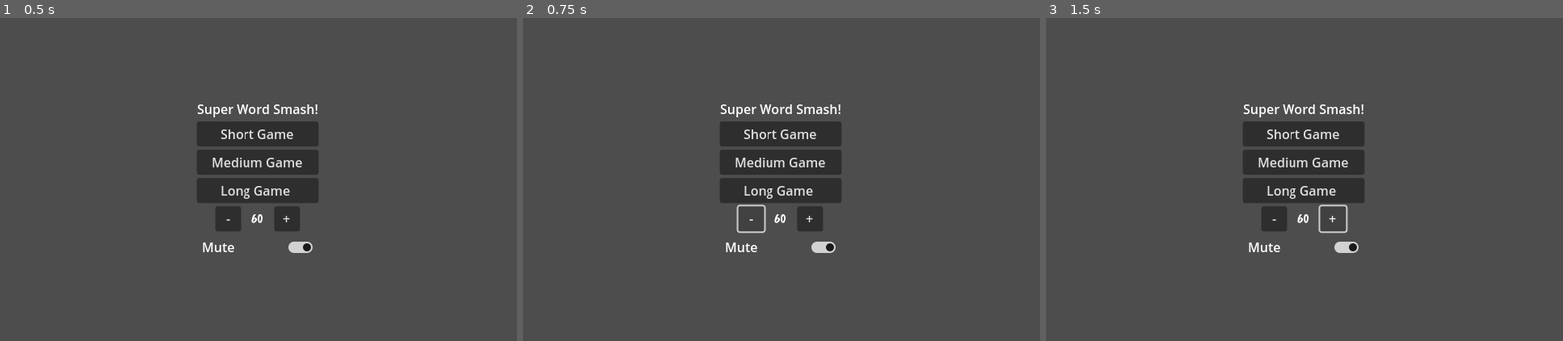
Above: before the commit, frames 1-3 (left to right).
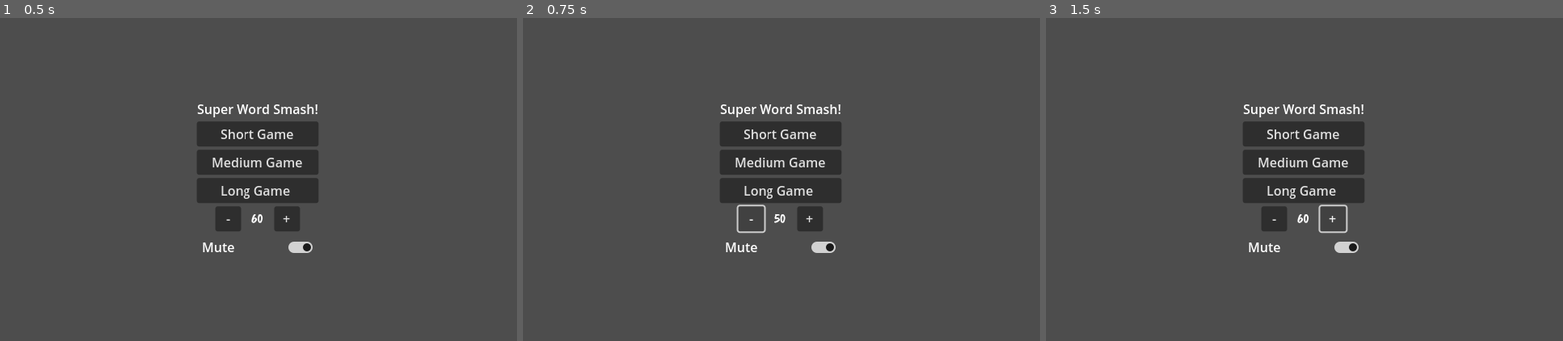
Above: after the commit, the same moments.

Repository: ozbonus/super_word_smash
Game: Godot game, scene res://GameManager.tscn
Two runs of this game, one before a commit and one after it. Both use one fixed random seed, a clock stepped at 60 frames per second and the inputs below.
Inputs:
- Up to frame 1 (0.5 s): no input
- Up to frame 2 (0.75 s): click "-" at 0.5 s
- Up to frame 3 (1.5 s): click "+" at 1.25 s

Frame 1 is identical in both runs. In frame 2, less than 0.1% of the frame differs, in the area x 48-51%, y 60-64%; in frame 3, nothing differs.

Commit message:
Connect button and lable to settings service.

Diff:
--- a/levels/title.gd
+++ b/levels/title.gd
@@ -12,6 +12,7 @@
 func _ready():
 	game_time_seconds.text = "%d" % SettingsService.game_length
 	mute_toggle.button_pressed = SettingsService.mute_audio
+
 
 func _on_short_game_button_pressed():
 	start_game.emit(Constants.GameLength.SHORT)
@@ -28,3 +29,15 @@
 func _on_mute_toggle_toggled(toggled_on: bool):
 	SettingsService.mute_audio = toggled_on
 	AudioServer.set_bus_mute(AudioServer.get_bus_index("Master"), toggled_on)
+
+
+func _on_more_time_button_pressed():
+	if SettingsService.game_length < SettingsService.LENGTH_MAX:
+		SettingsService.game_length += SettingsService.LENGTH_STEP
+		game_time_seconds.text = "%d" % SettingsService.game_length
+
+
+func _on_less_time_button_pressed():
+	if SettingsService.game_length > SettingsService.LENGTH_MIN:
+		SettingsService.game_length -= SettingsService.LENGTH_STEP
+		game_time_seconds.text = "%d" % SettingsService.game_length
--- a/levels/title.tscn
+++ b/levels/title.tscn
@@ -77,4 +77,6 @@
 [connection signal="pressed" from="CanvasLayer/CenterContainer/VBoxContainer/ShortGameButton" to="." method="_on_short_game_button_pressed"]
 [connection signal="pressed" from="CanvasLayer/CenterContainer/VBoxContainer/MediumGameButton" to="." method="_on_medium_game_button_pressed"]
 [connection signal="pressed" from="CanvasLayer/CenterContainer/VBoxContainer/LongGameButton" to="." method="_on_long_game_button_pressed"]
+[connection signal="pressed" from="CanvasLayer/CenterContainer/VBoxContainer/CenterContainer/HBoxContainer/LessTimeButton" to="." method="_on_less_time_button_pressed"]
+[connection signal="pressed" from="CanvasLayer/CenterContainer/VBoxContainer/CenterContainer/HBoxContainer/MoreTimeButton" to="." method="_on_more_time_button_pressed"]
 [connection signal="toggled" from="CanvasLayer/CenterContainer/VBoxContainer/MuteToggle" to="." method="_on_mute_toggle_toggled"]
